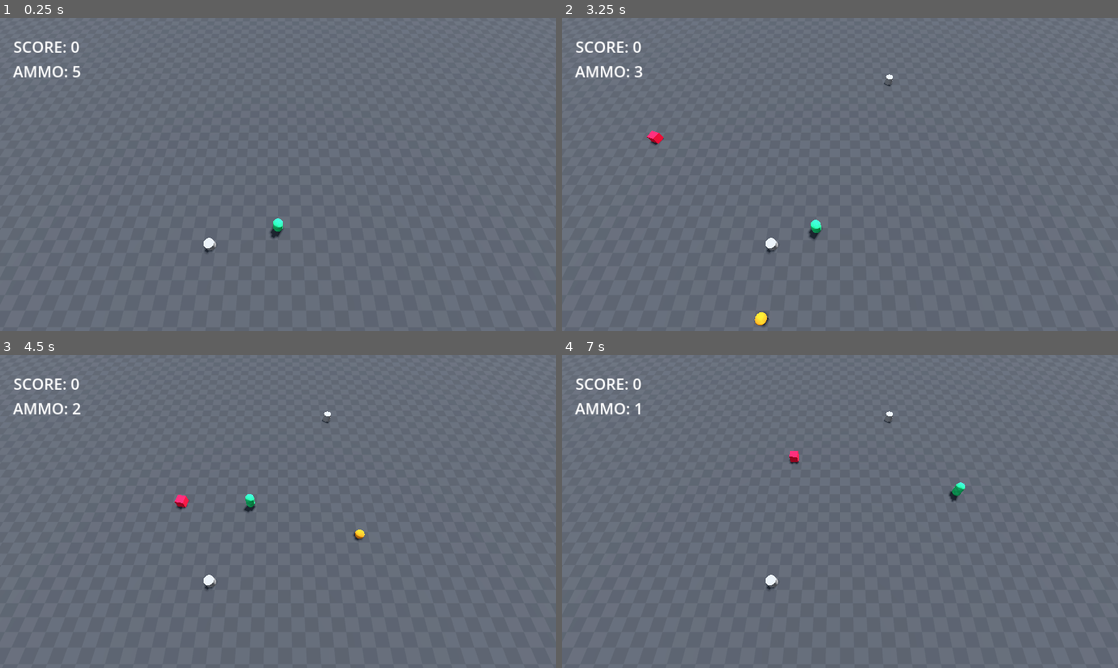
Above: before the commit, frames 1-4 (two rows, left to right).
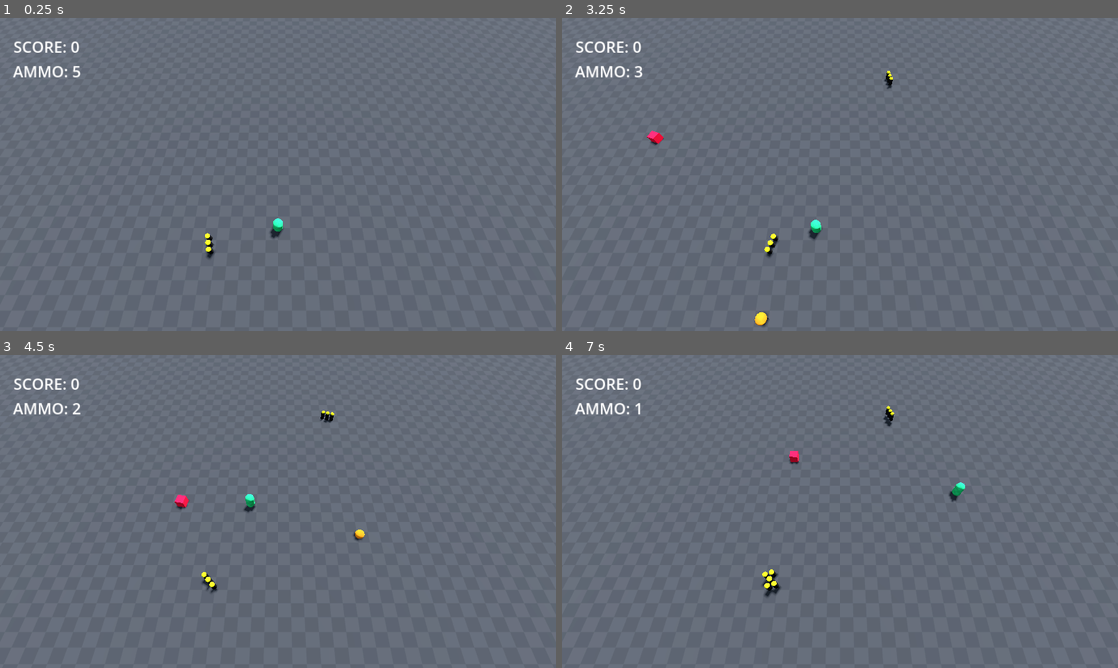
Above: after the commit, the same moments.

Repository: XpolioN2005/First-godot-3d
Game: Godot game, scene res://Scenes/root_level.tscn
Same seed, same stepped clock (60 frames per second), same inputs: the game is played once before the commit and once after it.
Inputs (mouse positions are in pixels of both pictures, inside the frame that each line leads up to):
- Up to frame 1 (0.25 s): no input
- Up to frame 2 (3.25 s): tap Enter at 0.5 s; move the mouse to (962, 158) at 0.52 s; click (962, 158) at 0.6 s; move the mouse to (728, 190) at 1.27 s; right-click (728, 190) at 1.35 s; click (728, 190) at 1.42 s; move the mouse to (895, 105) at 2.02 s; click (895, 105) at 2.1 s; move the mouse to (812, 237) at 2.77 s; right-click (812, 237) at 2.85 s; click (812, 237) at 2.92 s
- Up to frame 3 (4.5 s): move the mouse to (444, 558) at 3.52 s; click (444, 558) at 3.6 s; move the mouse to (111, 464) at 4.27 s; right-click (111, 464) at 4.35 s; click (111, 464) at 4.42 s
- Up to frame 4 (7 s): move the mouse to (867, 511) at 5.02 s; click (867, 511) at 5.1 s; move the mouse to (756, 433) at 5.77 s; right-click (756, 433) at 5.85 s; click (756, 433) at 5.92 s; move the mouse to (962, 495) at 6.52 s; click (962, 495) at 6.6 s

The runs differ from the first frame. In frame 1, 0.1% of the frame differs, in the area x 36-39%, y 68-77%; in frame 2, 0.2%; in frame 3, 0.2%; in frame 4, 0.3%, in the area x 36-60%, y 16-78%.

Commit message:
bullet_ammo_pollish

Diff:
--- a/Scenes/ammo.tscn
+++ b/Scenes/ammo.tscn
@@ -1,20 +1,53 @@
-[gd_scene load_steps=4 format=3 uid="uid://cek6hhv3078tf"]
+[gd_scene load_steps=7 format=3 uid="uid://cek6hhv3078tf"]
 
 [ext_resource type="Script" path="res://Scripts/ammo.gd" id="1_8rfk5"]
 
-[sub_resource type="CylinderShape3D" id="CylinderShape3D_kst0y"]
+[sub_resource type="BoxShape3D" id="BoxShape3D_axrld"]
+size = Vector3(0.681885, 1, 2.0448)
+
+[sub_resource type="StandardMaterial3D" id="StandardMaterial3D_sa31a"]
+albedo_color = Color(0.00184107, 0.00184107, 0.00184107, 1)
 
 [sub_resource type="CylinderMesh" id="CylinderMesh_4c4lf"]
+material = SubResource("StandardMaterial3D_sa31a")
+
+[sub_resource type="StandardMaterial3D" id="StandardMaterial3D_bdwwo"]
+albedo_color = Color(1, 1, 0, 1)
+
+[sub_resource type="SphereMesh" id="SphereMesh_4d08n"]
+material = SubResource("StandardMaterial3D_bdwwo")
 
 [node name="Area2D" type="Area3D"]
-transform = Transform3D(1, 0, 0, 0, 1, 0, 0, 0, 1, 0, 1, 0)
+transform = Transform3D(1, 0, 0, 0, 1, 0, 0, 0, 1, 0, 0.5, 0)
 collision_mask = 2
 script = ExtResource("1_8rfk5")
 
 [node name="CollisionShape3D" type="CollisionShape3D" parent="."]
-shape = SubResource("CylinderShape3D_kst0y")
+transform = Transform3D(1, 0, 0, 0, 1, 0, 0, 0, 1, -0.00842285, 0, 0.00128174)
+shape = SubResource("BoxShape3D_axrld")
 
-[node name="MeshInstance3D" type="MeshInstance3D" parent="."]
+[node name="bullet1" type="MeshInstance3D" parent="."]
+transform = Transform3D(0.5, 0, 0, 0, 0.5, 0, 0, 0, 0.5, 0, 0, 0)
 mesh = SubResource("CylinderMesh_4c4lf")
 
+[node name="MeshInstance3D" type="MeshInstance3D" parent="bullet1"]
+transform = Transform3D(1, 0, 0, 0, 1, 0, 0, 0, 1, 0, 1.05128, 0)
+mesh = SubResource("SphereMesh_4d08n")
+
+[node name="bullet2" type="MeshInstance3D" parent="."]
+transform = Transform3D(0.5, 0, 0, 0, 0.5, 0, 0, 0, 0.5, 0, 0, -0.65)
+mesh = SubResource("CylinderMesh_4c4lf")
+
+[node name="MeshInstance3D" type="MeshInstance3D" parent="bullet2"]
+transform = Transform3D(1, 0, 0, 0, 1, 0, 0, 0, 1, 0, 1.05128, 0)
+mesh = SubResource("SphereMesh_4d08n")
+
+[node name="bullet3" type="MeshInstance3D" parent="."]
+transform = Transform3D(0.5, 0, 0, 0, 0.5, 0, 0, 0, 0.5, 0, 0, 0.65)
+mesh = SubResource("CylinderMesh_4c4lf")
+
+[node name="MeshInstance3D" type="MeshInstance3D" parent="bullet3"]
+transform = Transform3D(1, 0, 0, 0, 1, 0, 0, 0, 1, 0, 1.05128, 0)
+mesh = SubResource("SphereMesh_4d08n")
+
 [connection signal="body_entered" from="." to="." method="_on_body_entered"]
--- a/Scripts/ammo.gd
+++ b/Scripts/ammo.gd
@@ -1,4 +1,29 @@
 extends Area3D
+
+
+@export var rotation_speed: Vector3 = Vector3(0, 50, 0)  # Rotation speed (degrees per second)
+@export var hover_amplitude: float = 0.5                # Hover distance
+@export var hover_speed: float = 2.0                    # Hover speed (oscillations per second)
+
+var time: float = 0.0
+var initial_position: Vector3
+
+func _ready() -> void:
+	# Store the initial position to base the hover movement
+	initial_position = global_transform.origin
+
+func _process(delta: float) -> void:
+	# Update time
+	time += delta
+
+	# Apply rotation
+	rotation_degrees += rotation_speed * delta
+
+	# Apply hover movement using a sine wave
+	global_transform.origin.y = initial_position.y + hover_amplitude * sin(time * hover_speed)
+
+	position.y = max(0.5, position.y)
+
 
 
 func _on_body_entered(body:Node3D) -> void:
--- a/Scripts/power_up_spawner.gd
+++ b/Scripts/power_up_spawner.gd
@@ -22,7 +22,7 @@
 		var spawn_lenght = $spawn_area.get_child_count() -1
 		var rand_num = rand.randi_range(0,spawn_lenght)
 		var pos = $spawn_area.get_child(rand_num).position
-		pos.y = 0.0
+		pos.y = 0.5
 		instance.position = pos
 		add_child(instance)
 
--- a/project.godot
+++ b/project.godot
@@ -18,7 +18,6 @@
 
 [display]
 
-window/size/mode=3
 window/size/resizable=false
 window/stretch/mode="canvas_items"
 window/stretch/aspect="keep_height"
